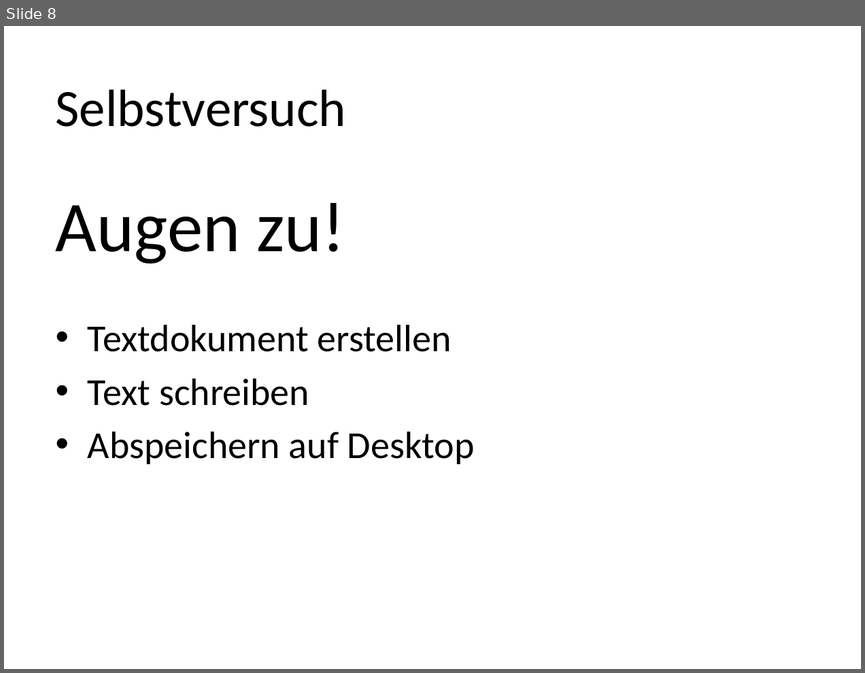
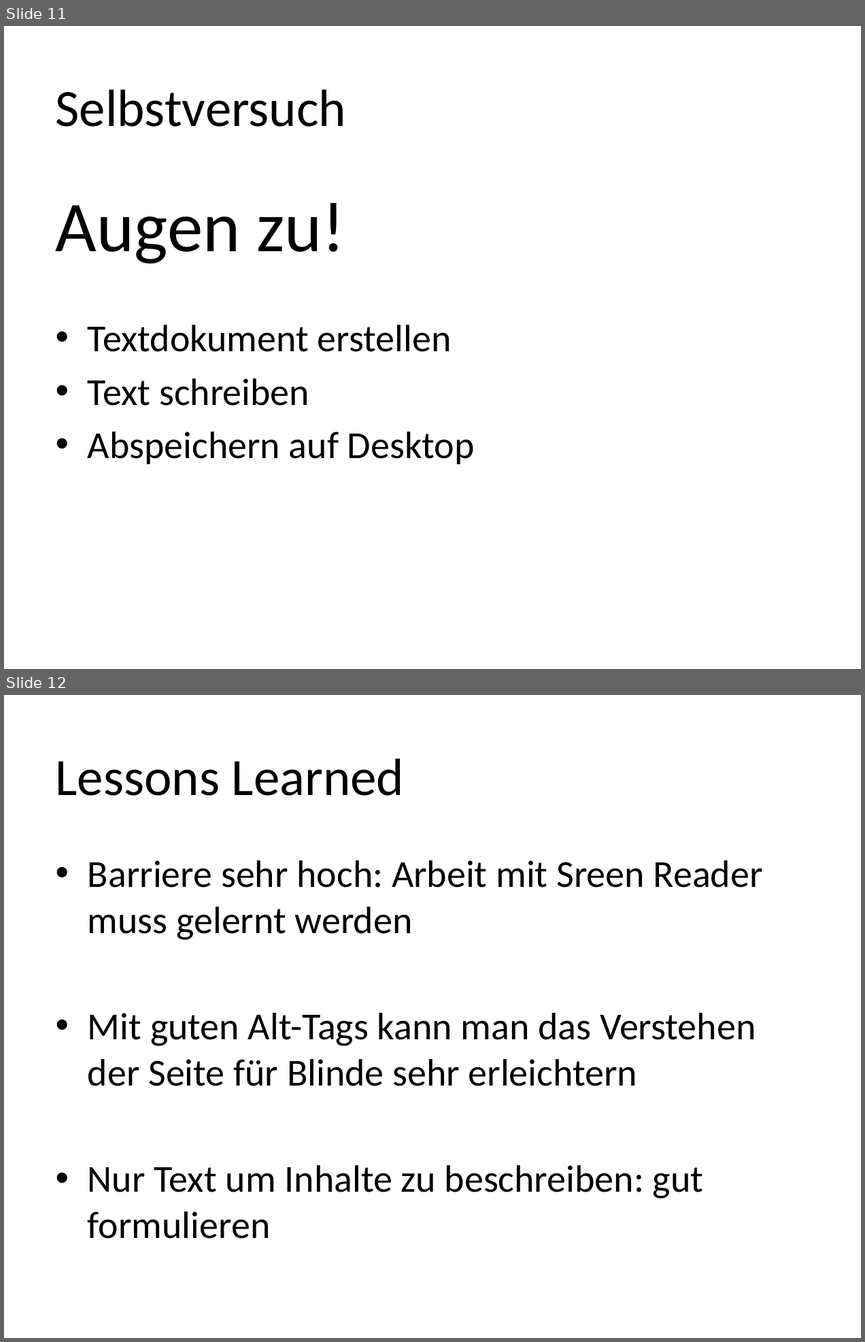
Before and after one commit to Capoot/hci, a slide deck: screenreader.pptx. Shown one above the other, each under a label of ours: slide 8 before the commit, slides 11 and 12 after it. The pictures are 865x673 and 865x1342 pixels, drawn with LibreOffice and Linux fonts; fonts in the diff are those of the drawing. Boxes give left, top, right and bottom in pixels: in the first picture for what was removed or moved away, otherwise in the second. Text is boxed around its words. In the diff, an @@ line names an element or a change of style, - is before the commit and + after.

```diff
--- a/screenreader.pptx
+++ b/screenreader.pptx
@@ slide 12 added at [4, 695, 861, 1338], background #FFFFFF @@
@@ title added at [56, 758, 404, 796], 44 pt, text #000000 @@
+Lessons Learned
@@ text added at [88, 860, 763, 1238], 32 pt, text #000000 @@
+• Barriere sehr hoch: Arbeit mit Sreen Reader muss gelernt werden
+• Mit guten Alt-Tags kann man das Verstehen der Seite für Blinde sehr erleichtern
+• Nur Text um Inhalte zu beschreiben: gut formulieren
@@ what was slide 8 is now slide 11 @@
```
Also in this commit, not shown: 3 slides changed, 2 other slides added.
